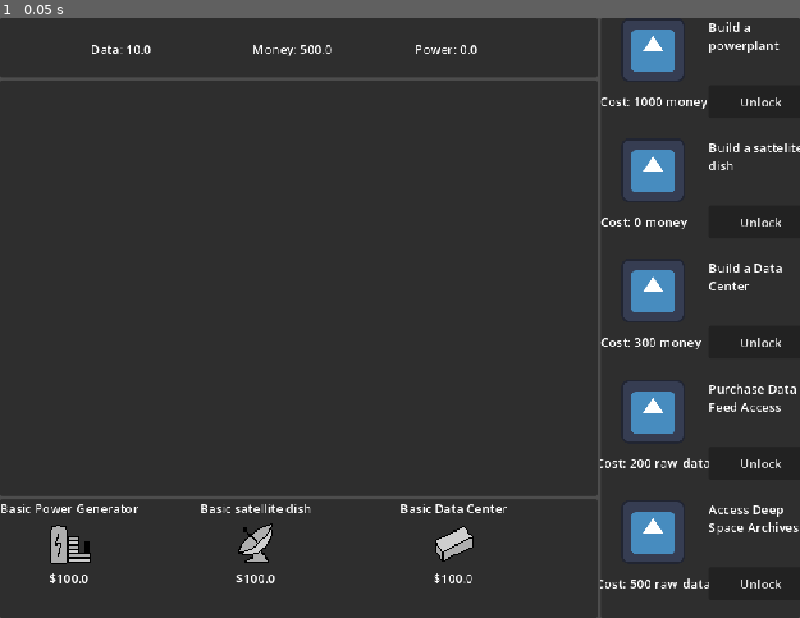
Above: before the commit, frame 1.
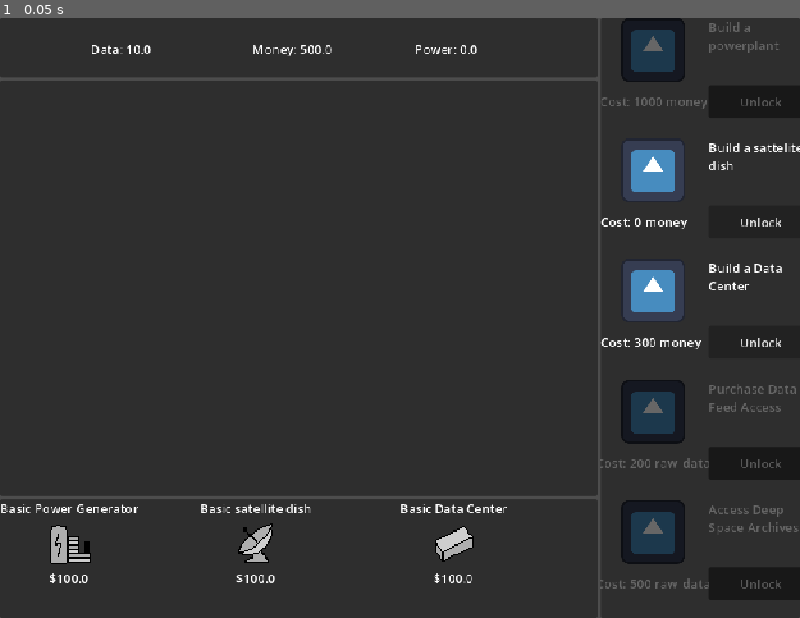
Above: after the commit, the same moment.

Repository: 23edsa/LDJAM_59
Game: Godot game, scene res://Scenes/Main.tscn
Same seed, same stepped clock (60 frames per second), same inputs: the game is played once before the commit and once after it. The engine's default icon, where the game draws it, is replaced by a stand-in: a white triangle on a blue panel in a dark square.
Inputs:
- Up to frame 1 (0.05 s): no input

The runs differ from the first frame. In frame 1, 3.3% of the frame differs, in the area x 75-100%, y 0-96%.

Commit message:
Better behavior for milestone cards

Diff:
--- a/Scripts/main_ui.gd
+++ b/Scripts/main_ui.gd
@@ -25,6 +25,7 @@
 		milestones_container.add_child(milestone_card)
 		milestone_card.setup(milestone)
 		milestone_card.unlock_requested.connect(_on_milestone_unlock_requested)
+		milestone_card.resource_manager = resource_manager
 
 func unlock_building(building:BuildingData):
 	if not unlocked_buildings.has(building):
--- a/Scripts/milestone_card.gd
+++ b/Scripts/milestone_card.gd
@@ -1,7 +1,11 @@
-extends Node
+extends Control
 
 signal unlock_requested(milestone: MilestoneData)
 @export var my_milestone:MilestoneData
+@export var resource_manager:Node2D
+var milestone_unlocked:bool = false
+var resources:Dictionary = {}
+
 
 func _ready():
 	setup(my_milestone)
@@ -12,6 +16,26 @@
 	$VBoxContainer/Top/HBoxContainer/TextureRect.texture = milestone.building_to_unlock.icon
 	$VBoxContainer/Bottom/Control2/HBoxContainer/Cost.text = str(milestone.resource_cost)
 	$VBoxContainer/Bottom/Control2/HBoxContainer/Currency.text = milestone.resource_type
+	resources[milestone.resource_type] = milestone.resource_cost
+
+func _process(delta):
+	if not milestone_unlocked:
+		if resource_manager == null:
+			return
+		if resource_manager.resources[my_milestone.resource_type] >= my_milestone.resource_cost:
+			modulate = Color(1,1,1,1)
+		else: modulate = Color(0.4,0.4,0.4,1)
 
 func _on_button_pressed():
-	unlock_requested.emit(my_milestone)
+	if resource_manager.try_consume(resources):
+		milestone_unlocked = true
+		unlock_requested.emit(my_milestone)
+		modulate = Color(1,1,1,1)
+		$VBoxContainer/Bottom/Control/Button.queue_free()
+		var unlocked_label:Label = Label.new()
+		unlocked_label.text = "UNLOCKED"
+		unlocked_label.horizontal_alignment = HORIZONTAL_ALIGNMENT_CENTER
+		unlocked_label.vertical_alignment = VERTICAL_ALIGNMENT_CENTER
+		unlocked_label.set_anchors_preset(Control.PRESET_FULL_RECT)
+		$VBoxContainer/Bottom/Control.add_child(unlocked_label)
+	else: print("you dont have enough to unlock this")
